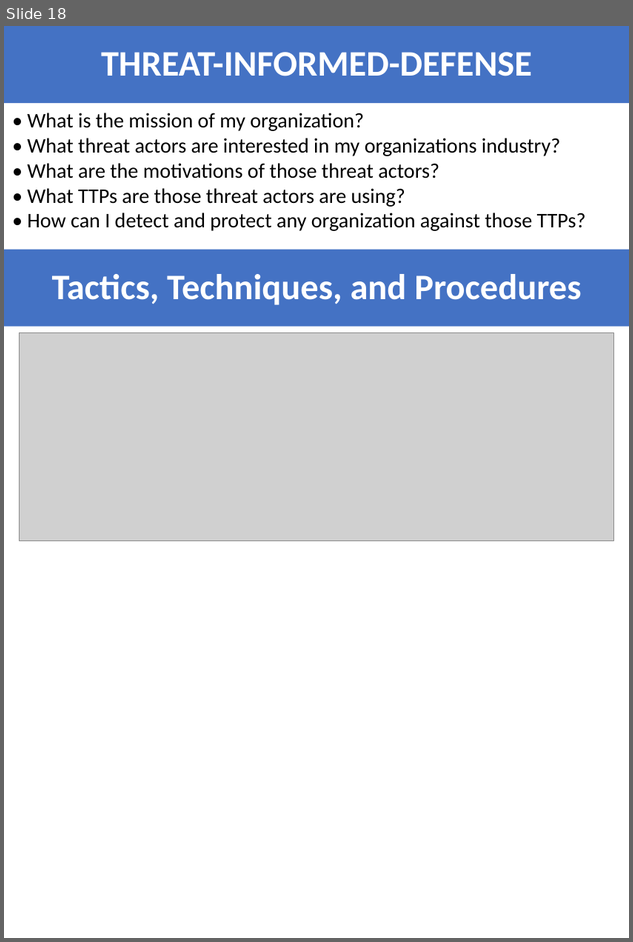
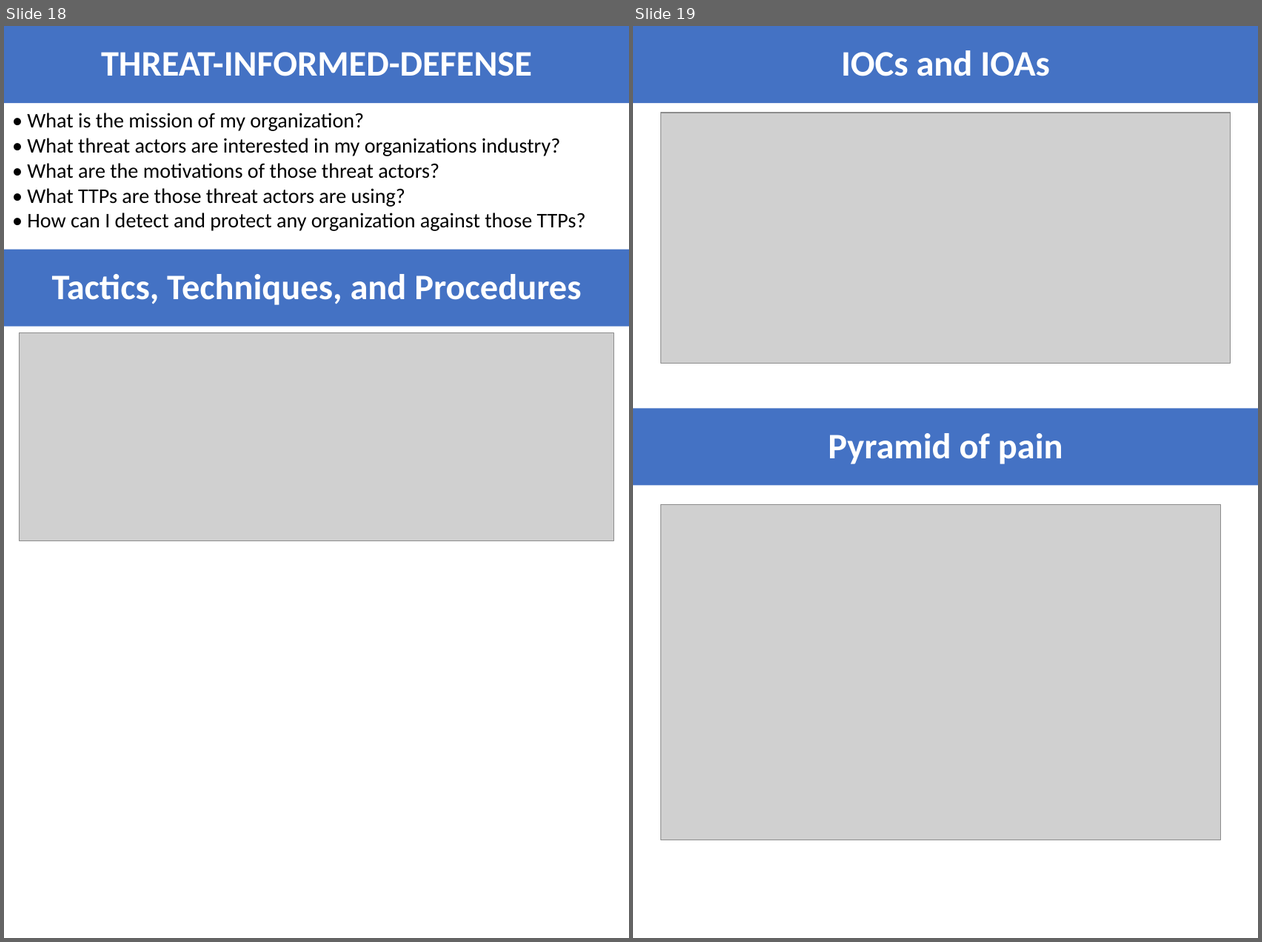
Before and after one commit to shankarpradhan/Networking, a slide deck: SASE/MITRE_ATTACK.pptx. Shown side by side, each under a label of ours: slide 18 before the commit, slides 18 and 19 after it. The pictures are 633x942 and 1262x942 pixels, drawn with LibreOffice and Linux fonts; fonts in the diff are those of the drawing; grey boxes stand for pictures. Boxes give left, top, right and bottom in pixels: in the first picture for what was removed or moved away, otherwise in the second. Text is boxed around its words. In the diff, an @@ line names an element or a change of style, - is before the commit and + after.

```diff
--- a/SASE/MITRE_ATTACK.pptx
+++ b/SASE/MITRE_ATTACK.pptx
@@ slide 19 added at (x1=633, y1=26, x2=1258, y2=938), background #FFFFFF @@
@@ title added at (x1=633, y1=26, x2=1258, y2=104), fill #4472C4, 31 pt, text #FFFFFF, bold @@
+IOCs and IOAs
@@ picture added at (x1=661, y1=113, x2=1230, y2=363) @@
@@ rectangle added at (x1=633, y1=409, x2=1258, y2=486), fill #4472C4, 31 pt, text #FFFFFF, bold @@
+Pyramid of pain
@@ picture added at (x1=661, y1=504, x2=1221, y2=839) @@
```
Also in this commit, not shown: 15 other slides added, 11 other files.
